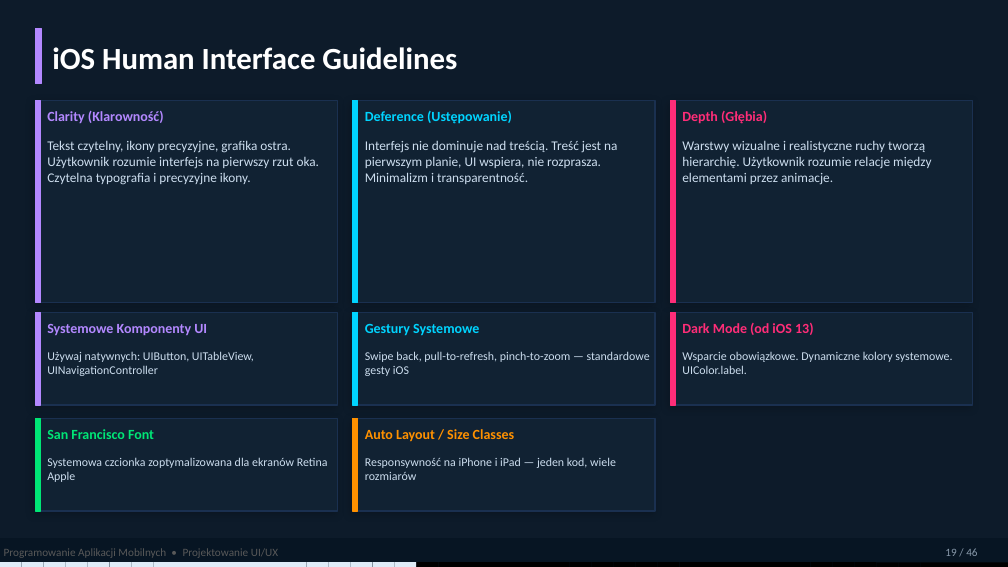
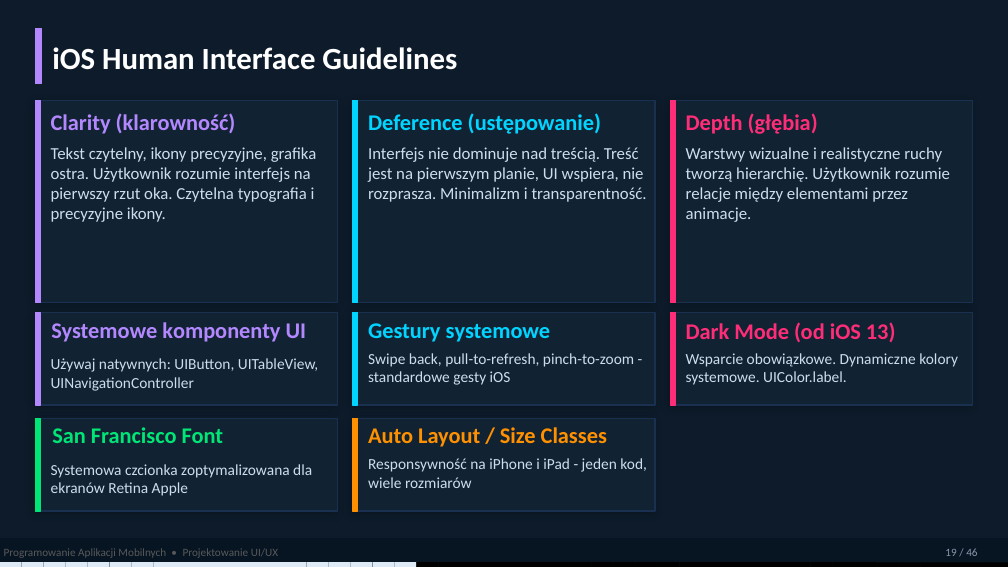
Before and after one commit to MatPomGit/mobileHub, a slide deck: slide 19 of wyklady/w3_ui.pptx. Drawn at 1008x567 pixels with LibreOffice and Linux fonts; fonts in the diff are those of the drawing. Boxes give left, top, right and bottom in pixels: in the first picture for what was removed or moved away, otherwise in the second. Text is boxed around its words. In the diff, an @@ line names an element or a change of style, - is before the commit and + after.

```diff
--- a/wyklady/w3_ui.pptx
+++ b/wyklady/w3_ui.pptx
@@ text at box(51, 113, 236, 134): text changed; size 10 to 16 pt @@
-Clarity (Klarowność)
+Clarity (klarowność)
@@ text at box(368, 113, 601, 134): text changed; size 10 to 16 pt @@
-Deference (Ustępowanie)
+Deference (ustępowanie)
@@ text at box(686, 113, 818, 134): text changed; size 10 to 16 pt @@
-Depth (Głębia)
+Depth (głębia)
@@ size 9.5 to 12 pt in 3 elements at box(51, 147, 317, 222), box(368, 147, 647, 202), box(686, 147, 950, 222) @@
@@ text at box(51, 322, 307, 342): text changed; size 10 to 16 pt @@
-Systemowe Komponenty UI
+Systemowe komponenty UI
@@ text at box(368, 323, 550, 342): text changed; size 10 to 16 pt @@
-Gestury Systemowe
+Gestury systemowe
@@ text at box(368, 353, 634, 385): text changed; size 8.5 to 11 pt @@
-Swipe back, pull-to-refresh, pinch-to-zoom — standardowe gesty iOS
+Swipe back, pull-to-refresh, pinch-to-zoom - standardowe gesty iOS
@@ size 10 to 16 pt in 3 elements at box(686, 322, 896, 342), box(368, 427, 607, 447), box(52, 427, 223, 443) @@
@@ size 8.5 to 11 pt in 3 elements at box(686, 353, 958, 385), box(51, 358, 318, 391), box(51, 464, 312, 496) @@
@@ text at box(368, 458, 647, 488): text changed; size 8.5 to 11 pt @@
-Responsywność na iPhone i iPad — jeden kod, wiele rozmiarów
+Responsywność na iPhone i iPad - jeden kod, wiele rozmiarów
```
Also in this commit, not shown: 39 other slides changed, 1 other file.
